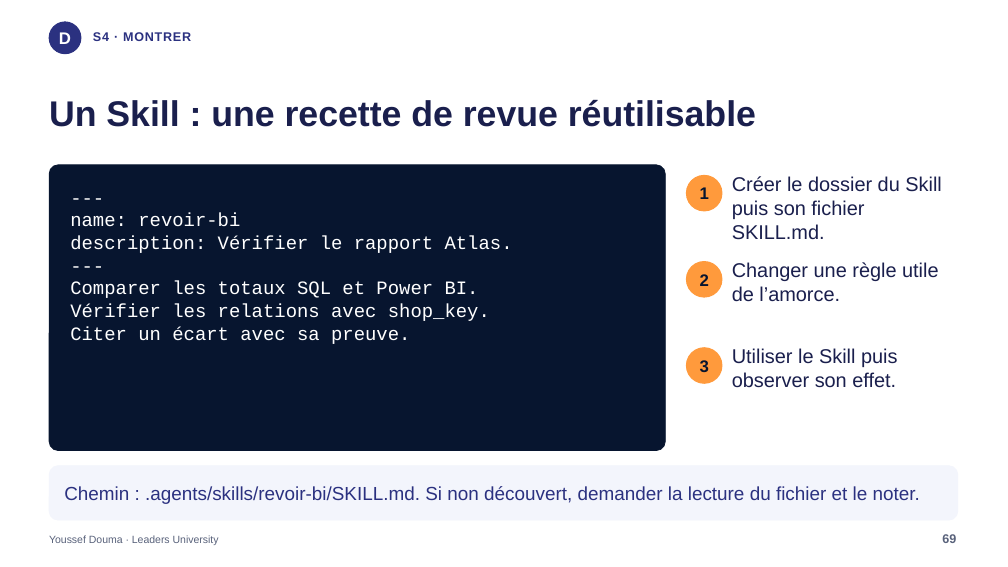
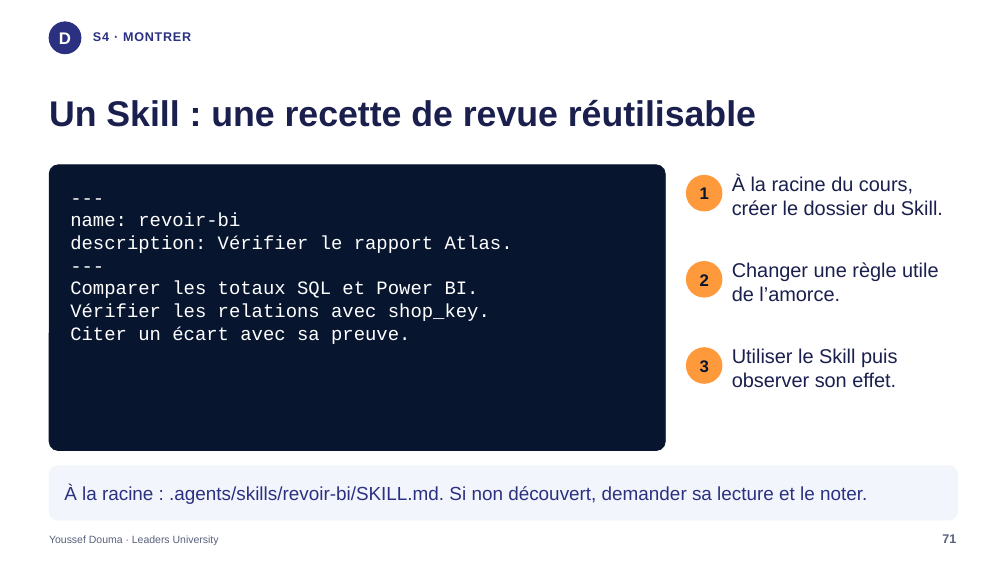
Before and after one commit to jodouma/leaders-bi-ia-etl-28h, a slide deck: slide 71 of presentation/Atlas_CODEX_BI_15h.pptx (slide 69 before the commit). Drawn at 1008x567 pixels with LibreOffice and Linux fonts; fonts in the diff are those of the drawing. Boxes give left, top, right and bottom in pixels: in the first picture for what was removed or moved away, otherwise in the second. Text is boxed around its words. In the diff, an @@ line names an element or a change of style, - is before the commit and + after.

```diff
--- a/presentation/Atlas_CODEX_BI_15h.pptx
+++ b/presentation/Atlas_CODEX_BI_15h.pptx
@@ text at (732, 175, 943, 216): text changed @@
-Créer le dossier du Skill
-puis son fichier SKILL.md.
+À la racine du cours, créer le dossier du Skill.
@@ text at (64, 485, 867, 504): text changed @@
-Chemin : .agents/skills/revoir-bi/SKILL.md. Si non découvert, demander la lecture du fichier et le noter.
+À la racine : .agents/skills/revoir-bi/SKILL.md. Si non découvert, demander sa lecture et le noter.
@@ text at (942, 534, 956, 543): text changed @@
-69
+71
```
Also in this commit, not shown: 43 other slides changed, 2 slides added, 5 other files.
